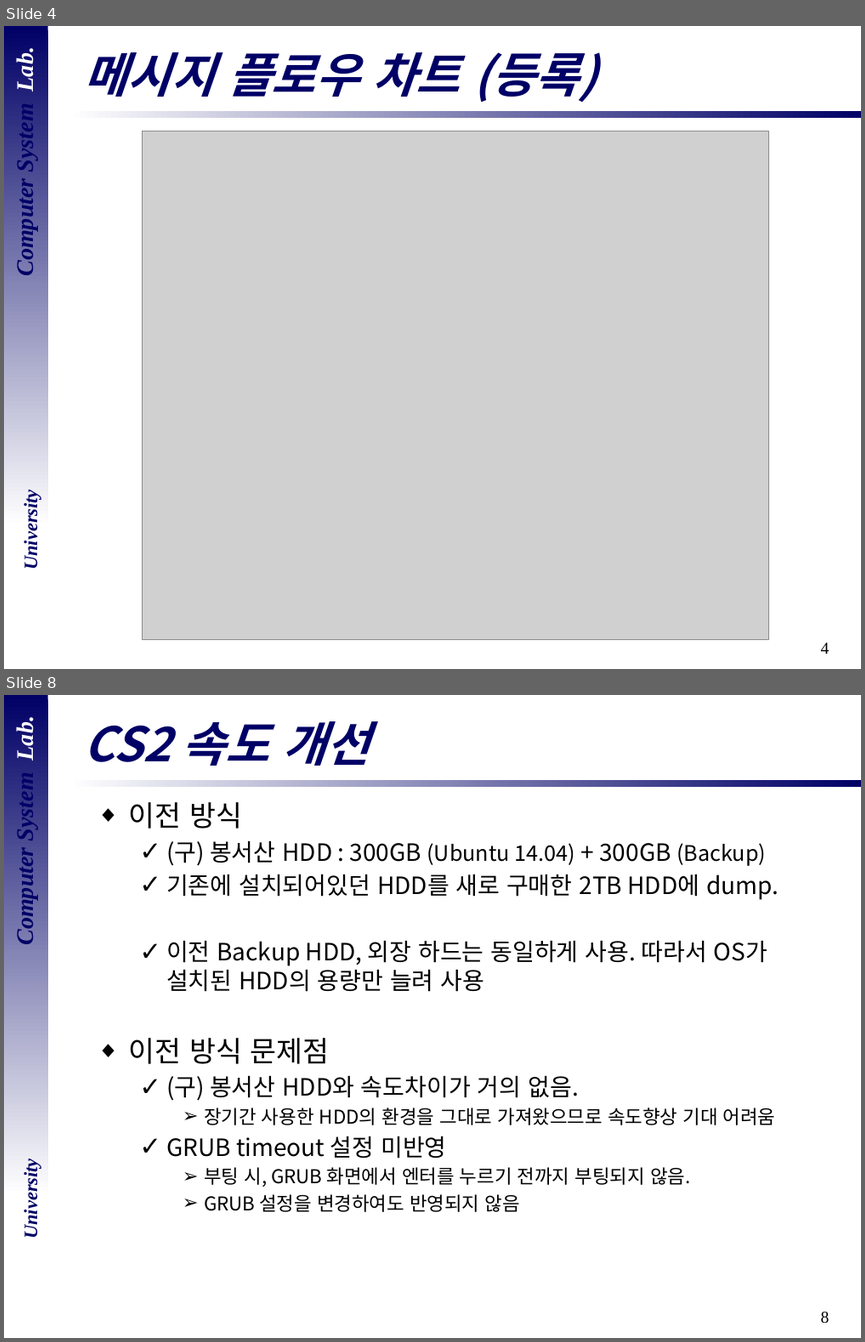
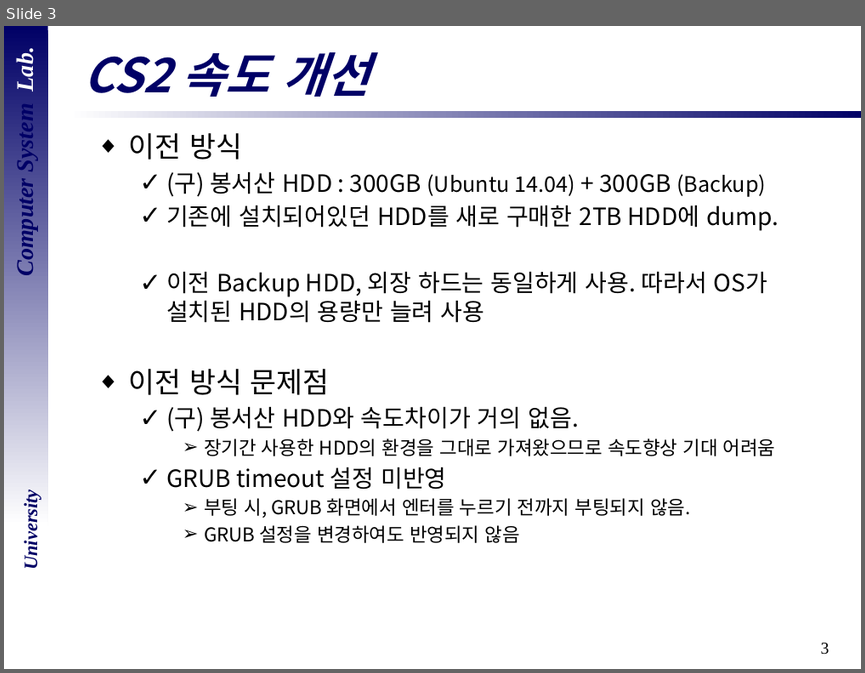
Before and after one commit to vkak006/CSLAB, a slide deck: 세미나 자료모음/2018년도/18.08.28 cs2 홈페이지 속도개선.pptx. Shown one above the other, each under a label of ours: slides 4 and 8 before the commit, slide 3 after it; the slides between them are not shown. The pictures are 865x1342 and 865x673 pixels, drawn with LibreOffice and Linux fonts; fonts in the diff are those of the drawing; grey boxes stand for pictures; background and template pictures are left out. Boxes give left, top, right and bottom in pixels: in the first picture for what was removed or moved away, otherwise in the second. Text is boxed around its words. In the diff, an @@ line names an element or a change of style, - is before the commit and + after.

```diff
--- a/세미나 자료모음/2018년도/18.08.28 cs2 홈페이지 속도개선.pptx
+++ b/세미나 자료모음/2018년도/18.08.28 cs2 홈페이지 속도개선.pptx
@@ slide 4 removed at [4, 26, 861, 669], background #FFFFFF; not listed: 5 template elements that a slide beside it also shows @@
@@ title removed at [83, 52, 596, 102] @@
-메시지 플로우 차트 (등록)
@@ picture removed at [142, 131, 768, 640] @@
@@ what was slide 8 is now slide 3 @@
@@ page number at [821, 642, 829, 654]: text changed @@
-8
+3
```
Also in this commit, not shown: 2 slides changed, 4 other slides removed, 29 other files.
